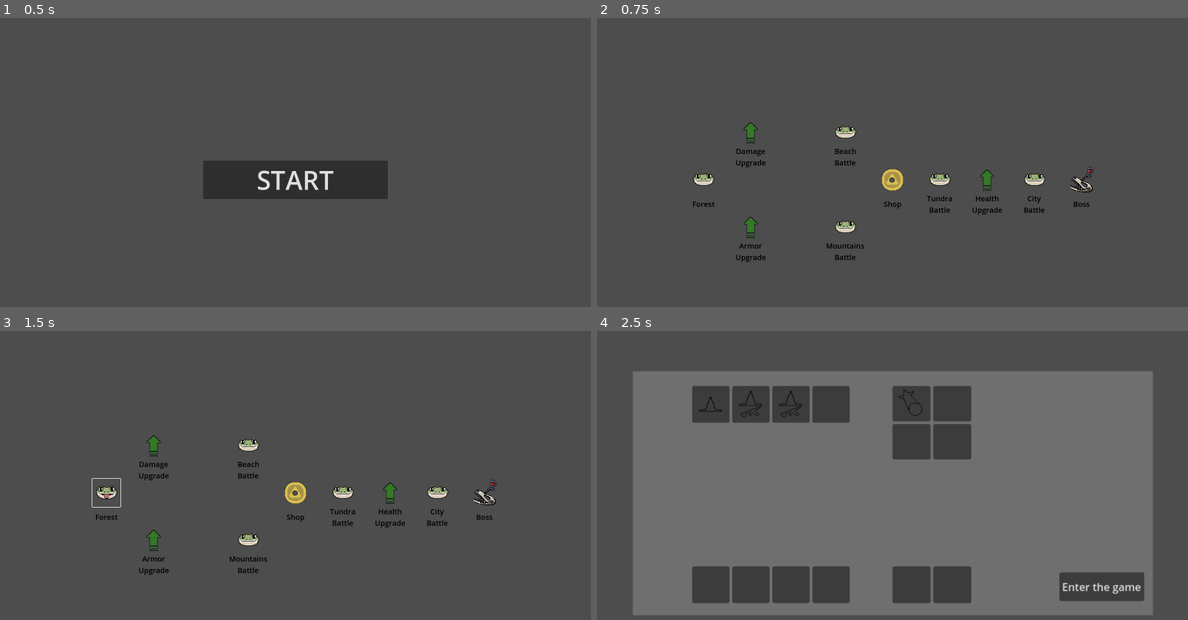
Above: before the commit, frames 1-4 (two rows, left to right).
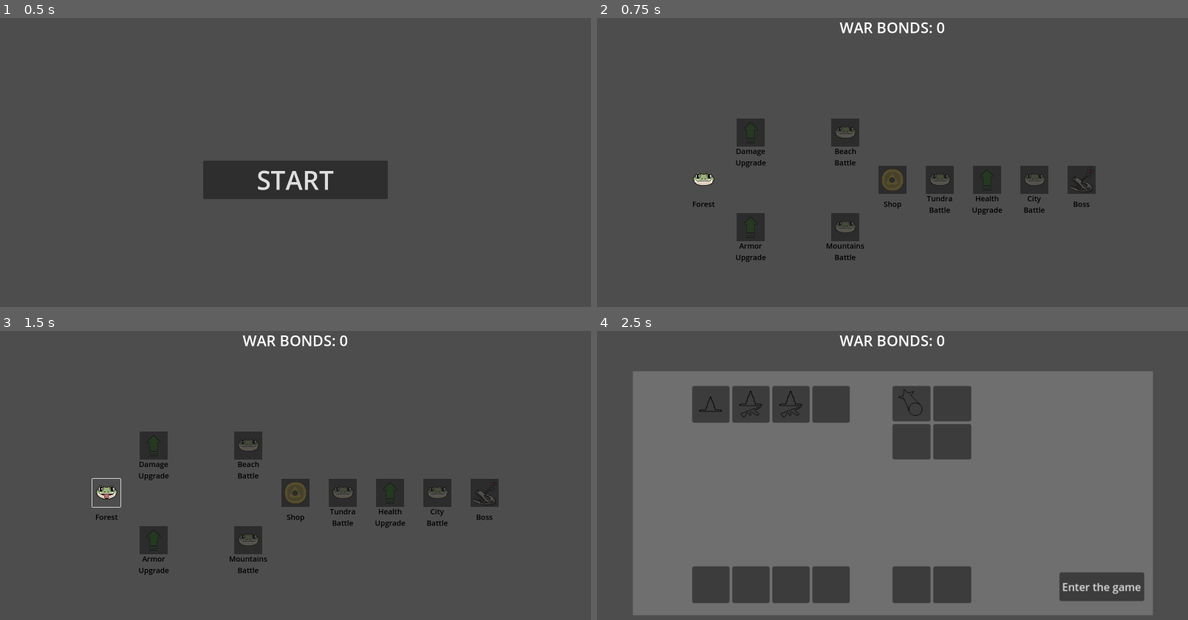
Above: after the commit, the same moments.

Repository: SammyCadian/wizards-who-hate-lizards
Game: Godot game, scene res://game.tscn
Same seed, same stepped clock (60 frames per second), same inputs: the game is played once before the commit and once after it. The engine's default icon, where the game draws it, is replaced by a stand-in: a white triangle on a blue panel in a dark square.
Inputs (mouse positions are in pixels of both pictures, inside the frame that each line leads up to):
- Up to frame 1 (0.5 s): no input
- Up to frame 2 (0.75 s): click "START" at 0.5 s
- Up to frame 3 (1.5 s): click (106, 492) at 1.27 s
- Up to frame 4 (2.5 s): tap Enter at 2 s; move the mouse to (1022, 475) at 2.02 s; click (1022, 475) at 2.1 s

Frame 1 is identical in both runs. In frame 2, 4.1% of the frame differs, in the area x 23-85%, y 1-78%; in frame 3, 4.1%; in frame 4, 0.3%.

Commit message:
Victory and Loss UI + Map Changes
- If the battle stops (inBattle set to false), all unit spawning stops (except for abilities atm)
- When wizards win, the battle is considered stopped and a victory UI pops up to return to map
- When lizards win, the battle is considered stopped and a game over UI pops up to return to the start menu
- The map is also dynamically generated for easier game restarting on loss
- All map nodes by default are disabled and grayed out (the forest battle starts enabled)
- War bonds, map progress, and battles completed all have trackers in the Global script now for progression
- War bonds (money resource) are given to the player on winning a battle (and shown in the map)

Diff:
--- a/Scenes/Battle/battle.gd
+++ b/Scenes/Battle/battle.gd
@@ -61,7 +61,7 @@
 
 			unitSelected = false
 			unitName = "NO_UNIT"
-			var unitCost = 0
+			unitCost = 0
 
 
 func _on_battle_ui_unit_button_pressed(pressedUnitID: String, cost: int) -> void:
--- a/Scenes/Battle/battle_manager.gd
+++ b/Scenes/Battle/battle_manager.gd
@@ -1,9 +1,12 @@
 extends Node2D
 
-var currBattle : Node = null  # Track the current battle
+@export var currBattle : Node = null  # Track the current battle
 var battleUI : Node = null  # Track the current battle UI
 @export var inBattle = false
 
+# Preload nodes for instantation
+var victoryScene = preload("res://Scenes/UI/victory_ui.tscn")
+var gameOverScene = preload("res://Scenes/UI/game_over.tscn")
 
 # Start the battle from the map selection
 func startBattle(loadedUnits: Array):
@@ -13,13 +16,6 @@
 	currBattle.winCon.connect(_on_battle_win_con) # Connect the battle win/lose signal
 	inBattle = true
 
-	#$Battle/BattleUI.receiveUnit(loadedUnits[0][0], loadedUnits[0][1])
-
-	#$Battle/BattleUI.receiveUnit(loadedUnits[0][0], loadedUnits[0][1], loadedUnits[0][2])
-	#$Battle/BattleUI.receiveUnit(loadedUnits[1][0], loadedUnits[1][1], loadedUnits[1][2])
-	#$Battle/BattleUI.receiveUnit(loadedUnits[2][0], loadedUnits[2][1], loadedUnits[2][2])
-	#$Battle/BattleUI.receiveUnit(loadedUnits[3][0], loadedUnits[3][1], loadedUnits[3][2])
-
 	for i in range(4):
 		if (loadedUnits[i][1] != "NO_UNIT"):
 			battleUI.receiveUnit(loadedUnits[i][0], loadedUnits[i][1], loadedUnits[i][2])
@@ -28,10 +24,45 @@
 		if (loadedUnits[4+i][1] != "NO_ABILITY"):
 			print(loadedUnits[i+4])
 			battleUI.receiveAbility(loadedUnits[i+4][0], loadedUnits[i+4][1], loadedUnits[i+4][2])
-	pass
 
 func _on_battle_win_con(side: Variant) -> void:
-	if(side == "Wizards"):
-		print("we won!!!")
-	else:
-		print("we lost...")
+	if inBattle:
+		inBattle = false
+		if (side == "Wizards"):
+			print("we won!!!")
+			playerWins()
+		else:
+			print("we lost...")
+			lizardsWin()
+
+
+func playerWins():
+	# Update player variables
+	Global.ADD_WAR_BONDS(100)
+	get_parent().get_node("Map").get_node("WarBonds").text = "WAR BONDS: %s" % Global.PLAYER_WAR_BONDS
+	Global.BATTLES_WON += 1
+	Global.NODES_COMPLETED += 1
+
+	# Instantiate the Victory UI
+	var victoryInstance = victoryScene.instantiate()
+	victoryInstance.position = Vector2(0, 0) # Set the position
+	victoryInstance.get_node("Button").pressed.connect(_victory_button) # Connect the pressed signal
+	currBattle.add_child(victoryInstance)
+
+func lizardsWin():
+	# Reset player variables
+	Global.PLAYER_WAR_BONDS = 0
+	Global.BATTLES_WON = 0
+	Global.NODES_COMPLETED = 0
+
+	# Instantiate the Game Over UI
+	var gameOverInstance = gameOverScene.instantiate()
+	gameOverInstance.position = Vector2(0, 0) # Set the position
+	gameOverInstance.get_node("Button").pressed.connect(_game_over_button) # Connect the pressed signal
+	currBattle.add_child(gameOverInstance)
+
+func _victory_button():
+	get_parent().loadMap()
+
+func _game_over_button():
+	get_parent().restartGame()
--- a/Scenes/Battle/unit_spawner.gd
+++ b/Scenes/Battle/unit_spawner.gd
@@ -26,11 +26,13 @@
 
 # General spawner called by enemy AI and battle script
 func spawn(type, location, amount):
-	for i in amount:
-		var unit = type.instantiate()
-		unit.position = location.position
-		add_child(unit)
-		await get_tree().create_timer(1.0).timeout
+	# Spawn units if a battle is happening
+	if get_parent().inBattle:
+		for i in amount:
+			var unit = type.instantiate()
+			unit.position = location.position
+			get_parent().currBattle.add_child(unit) # Add units as children to the battle scene
+			await get_tree().create_timer(1.0).timeout
 
 func getSpawnPoint(laneID):
 	match (laneID):
--- /dev/null
+++ b/Scenes/UI/game_over.gd
@@ -0,0 +1,4 @@
+extends Control
+
+func _on_button_pressed() -> void:
+	pass # Replace with function body.
--- /dev/null
+++ b/Scenes/UI/game_over.tscn
@@ -0,0 +1,71 @@
+[gd_scene load_steps=2 format=3 uid="uid://rf05tmjbrjbt"]
+
+[ext_resource type="Script" path="res://Scenes/UI/game_over.gd" id="1_so556"]
+
+[node name="GameOver" type="Control"]
+layout_mode = 3
+anchors_preset = 8
+anchor_left = 0.5
+anchor_top = 0.5
+anchor_right = 0.5
+anchor_bottom = 0.5
+offset_left = -800.0
+offset_top = -500.0
+offset_right = -800.0
+offset_bottom = -500.0
+grow_horizontal = 2
+grow_vertical = 2
+script = ExtResource("1_so556")
+
+[node name="ColorRect" type="ColorRect" parent="."]
+layout_mode = 1
+anchors_preset = 8
+anchor_left = 0.5
+anchor_top = 0.5
+anchor_right = 0.5
+anchor_bottom = 0.5
+offset_left = -695.0
+offset_top = -280.5
+offset_right = 695.0
+offset_bottom = 280.5
+grow_horizontal = 2
+grow_vertical = 2
+color = Color(0.207843, 0.207843, 0.207843, 0.54902)
+
+[node name="Label" type="Label" parent="."]
+layout_mode = 1
+anchors_preset = 8
+anchor_left = 0.5
+anchor_top = 0.5
+anchor_right = 0.5
+anchor_bottom = 0.5
+offset_left = -384.0
+offset_top = -167.5
+offset_right = 384.0
+offset_bottom = -54.5
+grow_horizontal = 2
+grow_vertical = 2
+theme_override_font_sizes/font_size = 40
+text = "GAME OVER
+The lizards got past your defenses"
+horizontal_alignment = 1
+vertical_alignment = 1
+autowrap_mode = 2
+
+[node name="Button" type="Button" parent="."]
+layout_mode = 1
+anchors_preset = 8
+anchor_left = 0.5
+anchor_top = 0.5
+anchor_right = 0.5
+anchor_bottom = 0.5
+offset_left = -143.0
+offset_top = -31.5
+offset_right = 143.0
+offset_bottom = 31.5
+grow_horizontal = 2
+grow_vertical = 2
+theme_override_font_sizes/font_size = 40
+text = "Return to Main Menu"
+
+[connection signal="pressed" from="Button" to="." method="_on_button_pressed"]
--- a/Scenes/UI/map.gd
+++ b/Scenes/UI/map.gd
@@ -17,24 +17,27 @@
 
 func _ready() -> void:
 	# The start, shop, and boss nodes are always the same
-	instMapNode("Forest", "Battle", $node0)
+	instMapNode("Forest", "Battle", $node0).enable() # The first node starts enabled
 	instMapNode("Shop", "Shop", $node3)
 	instMapNode("Boss", "Boss", $node7)
 
 	# Randomize the rest of the map
 	randomizeMap()
 
-func instMapNode(name, nodeType, mapMarker) -> void:
+func instMapNode(name, nodeType, mapMarker) -> Control:
 	var mapNodeInstance = mapNodeScene.instantiate()
 	mapNodeInstance.name = name # Name the node for future reference
 	mapNodeInstance.nodeType = nodeType # Set the node type
 	mapNodeInstance.get_node("Label").text = name # Label the node
-	mapNodeInstance.get_node("Icon").animation = nodeType.to_lower() # Set the node icon based on nodeType
-	if nodeType == "(INVALID)":
-		mapNodeInstance.get_node("Icon").animation = "battle"
+
+	# Set the node icon based on nodeType
+	mapNodeInstance.get_node("Icon").animation = nodeType.to_lower()
+
 	mapNodeInstance.get_node("Button").pressed.connect(_map_node_selected) # Connect the pressed signal
 	mapNodeArray.append(mapNodeInstance) # Add it to the array
 	mapMarker.add_child(mapNodeInstance) # Add it to the map
+
+	return mapNodeInstance
 
 # Randomize all of the upgrade nodes on the map
 func randomizeUpgrades() -> void:
@@ -51,7 +54,7 @@
 # Randomize all of the battle nodes on the map
 func randomizeBattles() -> void:
 	var randomIndex = rng.randi_range(0, battleArray.size() - 1)
-	var nodeType = "(INVALID)"
+	var nodeType = "Battle"
 	instMapNode(battleArray.pop_at(randomIndex) + " Battle", nodeType, $topPathNode2)
 
 	randomIndex = rng.randi_range(0, battleArray.size() - 1)
@@ -67,37 +70,30 @@
 	randomizeBattles()
 	randomizeUpgrades()
 
-# Disable all map buttons
-func disableButtons():
-	for mapNode in mapNodeArray:
-		mapNode.get_node("Button").disabled = true
-
-# Enable all map buttons
-func enableButtons():
-	for mapNode in mapNodeArray:
-		mapNode.get_node("Button").disabled = false
-
-# Signal connect for a map node being pressed
-func _map_node_selected():
-	# Reset the unit select if needed
-	if currUnitSelect:
-		currUnitSelect.queue_free()
-
-	# Display the unit select for battles
-	if selectedMapNode.nodeType == "Battle":
-		selectedMapNode.get_node("Icon").frame = 1
-		get_tree().paused = true
-		await get_tree().create_timer(1.0).timeout # TODO find out why timer breaks unit select :(
-		get_tree().paused = false
-		currUnitSelect = unitSelectScene.instantiate()
-		currUnitSelect.name = "unitSelect" # Rename it in the tree
-		currUnitSelect.loadBattle.connect(loadBattle) # Connect the startGame signal
-		#currUnitSelect.position = Vector2(0, 300)
-		add_child(currUnitSelect)
-
 # Connected from the unit selection signal, load into battle with the selected units
 func loadBattle():
 	var unitSelect = get_node("unitSelect")
 	print(unitSelect.getUnits())
 	get_parent().get_node("BattleManager").startBattle(unitSelect.getUnits())
 	unitSelect.queue_free() # Free the unit selection
+
+# Signal connect for a map node being pressed
+func _map_node_selected():
+	# Reset the unit select if needed
+	if currUnitSelect != null:
+		currUnitSelect.queue_free()
+
+	# Display the unit select for battles
+	if selectedMapNode.nodeType == "Battle":
+		handleBattleSelect()
+
+# Called when a selected node is a battle
+func handleBattleSelect():
+	selectedMapNode.get_node("Icon").frame = 1
+	get_tree().paused = true
+	await get_tree().create_timer(1.0).timeout # TODO find out why timer breaks unit select :(
+	get_tree().paused = false
+	currUnitSelect = unitSelectScene.instantiate()
+	currUnitSelect.name = "unitSelect" # Rename it in the tree
+	currUnitSelect.loadBattle.connect(loadBattle) # Connect the startGame signal
+	add_child(currUnitSelect)
--- a/Scenes/UI/map.tscn
+++ b/Scenes/UI/map.tscn
@@ -41,3 +41,14 @@
 
 [node name="node7" type="Marker2D" parent="."]
 position = Vector2(512, 0)
+
+[node name="WarBonds" type="Label" parent="."]
+offset_left = -168.0
+offset_top = -488.0
+offset_right = 168.0
+offset_bottom = -336.0
+theme_override_font_sizes/font_size = 40
+text = "WAR BONDS: 0"
+horizontal_alignment = 1
+vertical_alignment = 1
+autowrap_mode = 2
--- a/Scenes/UI/map_node.gd
+++ b/Scenes/UI/map_node.gd
@@ -1,7 +1,20 @@
-extends Node2D
+extends Control
 
 @export var nodeType = ""
+
+func _ready() -> void:
+	disable() # Start disabled in the map
 
 func _on_button_pressed() -> void:
 	get_parent().get_parent().selectedMapNode = self
 	print(name + " node selected!")
+
+func disable():
+	$DisabledCover.show()
+	$Button.hide()
+	$Button.disabled = true
+
+func enable():
+	$DisabledCover.hide()
+	$Button.show()
+	$Button.disabled = false
--- a/Scenes/UI/map_node.tscn
+++ b/Scenes/UI/map_node.tscn
@@ -104,7 +104,9 @@
 "speed": 5.0
 }]
 
-[node name="Map Node" type="Node2D"]
+[node name="Map Node" type="Control"]
+layout_mode = 3
+anchors_preset = 0
 script = ExtResource("1_nprav")
 
 [node name="Icon" type="AnimatedSprite2D" parent="."]
@@ -113,6 +115,7 @@
 animation = &"battle"
 
 [node name="Label" type="Label" parent="."]
+layout_mode = 1
 anchors_preset = 8
 anchor_left = 0.5
 anchor_top = 0.5
@@ -131,7 +134,24 @@
 vertical_alignment = 1
 autowrap_mode = 2
 
+[node name="DisabledCover" type="ColorRect" parent="."]
+visible = false
+layout_mode = 1
+anchors_preset = 8
+anchor_left = 0.5
+anchor_top = 0.5
+anchor_right = 0.5
+anchor_bottom = 0.5
+offset_left = -38.0
+offset_top = -38.0
+offset_right = 38.0
+offset_bottom = 38.0
+grow_horizontal = 2
+grow_vertical = 2
+color = Color(0.121569, 0.121569, 0.121569, 0.709804)
+
 [node name="Button" type="Button" parent="."]
+layout_mode = 1
 anchors_preset = 8
 anchor_left = 0.5
 anchor_top = 0.5
--- /dev/null
+++ b/Scenes/UI/victory_ui.gd
@@ -0,0 +1,4 @@
+extends Control
+
+func _on_button_pressed() -> void:
+	pass # Replace with function body.
--- /dev/null
+++ b/Scenes/UI/victory_ui.tscn
@@ -0,0 +1,70 @@
+[gd_scene load_steps=2 format=3 uid="uid://dpjtccvxo1tum"]
+
+[ext_resource type="Script" path="res://Scenes/UI/victory_ui.gd" id="1_0j63b"]
+
+[node name="VictoryUI" type="Control"]
+layout_mode = 3
+anchors_preset = 8
+anchor_left = 0.5
+anchor_top = 0.5
+anchor_right = 0.5
+anchor_bottom = 0.5
+offset_left = -800.0
+offset_top = -500.0
+offset_right = -800.0
+offset_bottom = -500.0
+grow_horizontal = 2
+grow_vertical = 2
+script = ExtResource("1_0j63b")
+
+[node name="ColorRect" type="ColorRect" parent="."]
+layout_mode = 1
+anchors_preset = 8
+anchor_left = 0.5
+anchor_top = 0.5
+anchor_right = 0.5
+anchor_bottom = 0.5
+offset_left = -695.0
+offset_top = -280.5
+offset_right = 695.0
+offset_bottom = 280.5
+grow_horizontal = 2
+grow_vertical = 2
+color = Color(0.207843, 0.207843, 0.207843, 0.54902)
+
+[node name="Label" type="Label" parent="."]
+layout_mode = 1
+anchors_preset = 7
+anchor_left = 0.5
+anchor_top = 1.0
+anchor_right = 0.5
+anchor_bottom = 1.0
+offset_left = -96.0
+offset_top = -128.0
+offset_right = 96.0
+offset_bottom = -73.0
+grow_horizontal = 2
+grow_vertical = 0
+theme_override_font_sizes/font_size = 40
+text = "YOU WIN!"
+horizontal_alignment = 1
+vertical_alignment = 1
+autowrap_mode = 2
+
+[node name="Button" type="Button" parent="."]
+layout_mode = 1
+anchors_preset = 8
+anchor_left = 0.5
+anchor_top = 0.5
+anchor_right = 0.5
+anchor_bottom = 0.5
+offset_left = -143.0
+offset_top = -31.5
+offset_right = 143.0
+offset_bottom = 31.5
+grow_horizontal = 2
+grow_vertical = 2
+theme_override_font_sizes/font_size = 40
+text = "Return to Map"
+
+[connection signal="pressed" from="Button" to="." method="_on_button_pressed"]
--- a/game.gd
+++ b/game.gd
@@ -1,9 +1,15 @@
 extends Node2D
 
+var map : Node = null  # Store the map
 var currScene : Node = null  # Track the active scene
 
 func _ready():
+	generateMap()
 	loadStart()
+
+func generateMap():
+	map = load("res://Scenes/UI/map.tscn").instantiate()
+	add_child(map)
 
 # Clear the current scene
 func clearScene():
@@ -31,9 +37,15 @@
 
 func loadMap():
 	clearScene()
-	$Map.show()
-	$Map.enableButtons()
+	map.show()
 
 func unloadMap():
-	$Map.hide()
-	$Map.disableButtons()
+	map.hide()
+
+func restartGame():
+	# Free the old map and make a new one
+	map.queue_free()
+	generateMap()
+
+	# Go back to the start menu
+	loadStart()
--- a/game.tscn
+++ b/game.tscn
@@ -1,12 +1,9 @@
-[gd_scene load_steps=4 format=3 uid="uid://byutp7xafqr1g"]
+[gd_scene load_steps=3 format=3 uid="uid://byutp7xafqr1g"]
 
 [ext_resource type="Script" path="res://game.gd" id="1_7jktm"]
 [ext_resource type="PackedScene" uid="uid://dt40u850dlxkd" path="res://Scenes/Battle/battle_manager.tscn" id="1_80nbo"]
-[ext_resource type="PackedScene" uid="uid://dsl6gtr1e6wls" path="res://Scenes/UI/map.tscn" id="5_7jktm"]
 
 [node name="Game" type="Node2D"]
 script = ExtResource("1_7jktm")
 
-[node name="Map" parent="." instance=ExtResource("5_7jktm")]
-
 [node name="BattleManager" parent="." instance=ExtResource("1_80nbo")]
--- a/global.gd
+++ b/global.gd
@@ -1 +1,14 @@
 extends Node
+
+# Global variable to track the player's reward from battle
+var PLAYER_WAR_BONDS = 0
+
+# Global variable to track game progress
+var NODES_COMPLETED = 0
+
+# Global variable to track completed battles
+var BATTLES_WON = 0
+
+# Add to player war bonds
+func ADD_WAR_BONDS(amount: int):
+	PLAYER_WAR_BONDS += amount
